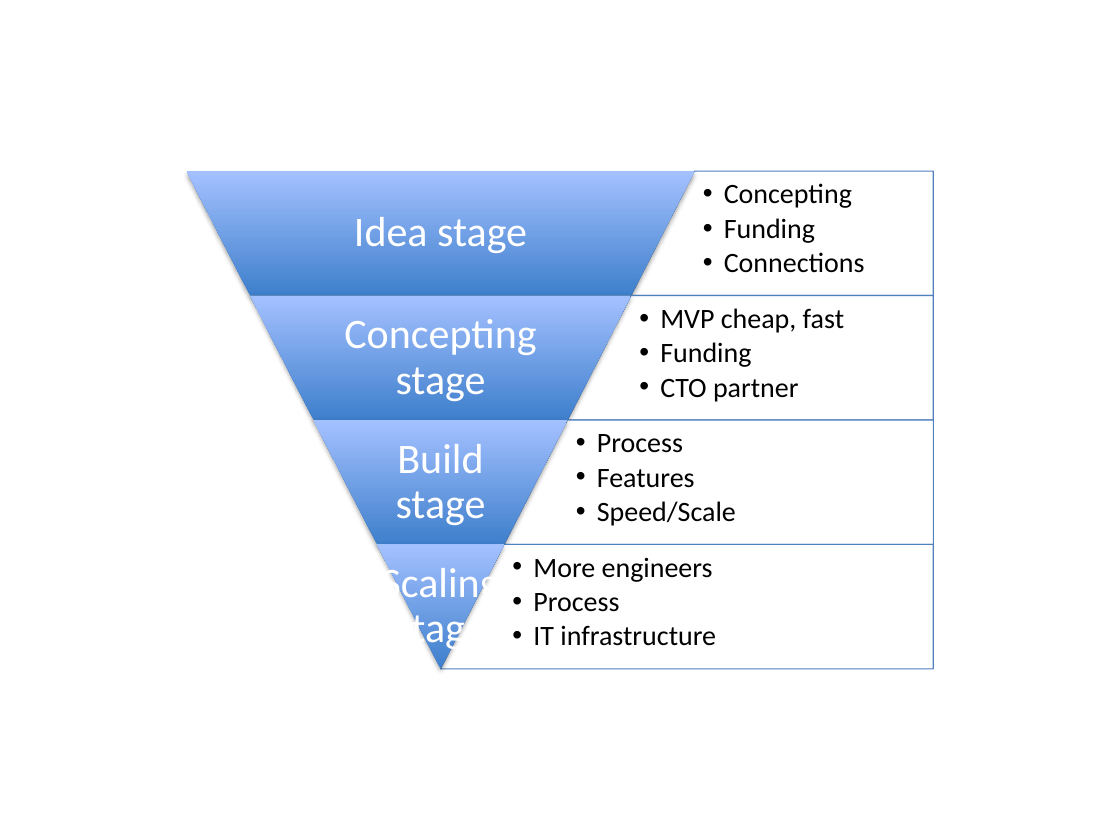
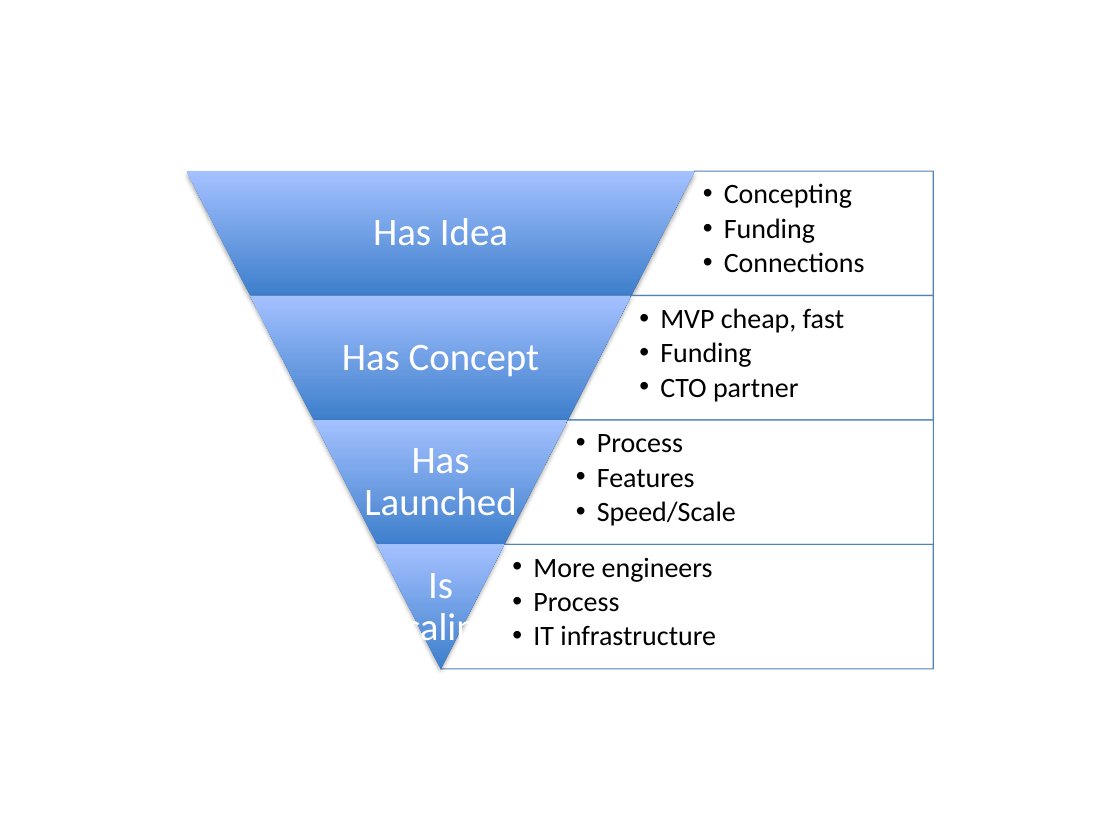
Before and after one commit to scandilabs/scandilabs.com, a slide deck: slide 7 of SL_website_components.pptx. Drawn at 1120x840 pixels with LibreOffice and Linux fonts; fonts in the diff are those of the drawing. Boxes give left, top, right and bottom in pixels: in the first picture for what was removed or moved away, otherwise in the second. Text is boxed around its words. In the diff, an @@ line names an element or a change of style, - is before the commit and + after.

Commit message:
Tweaked funnel

```diff
--- a/SL_website_components.pptx
+++ b/SL_website_components.pptx
@@ text at (373,218,508,245): text changed; size 27 to 25 pt @@
-Idea stage
+Has Idea
@@ text at (342,345,540,376): text changed; size 27 to 25 pt @@
-Concepting stage
+Has Concept
@@ text at (364,448,516,525): text changed; size 27 to 25 pt @@
-Build stage
+Has Launched
@@ text at (386,573,495,649): text changed; size 27 to 25 pt @@
-Scaling stage
+Is Scaling
```
